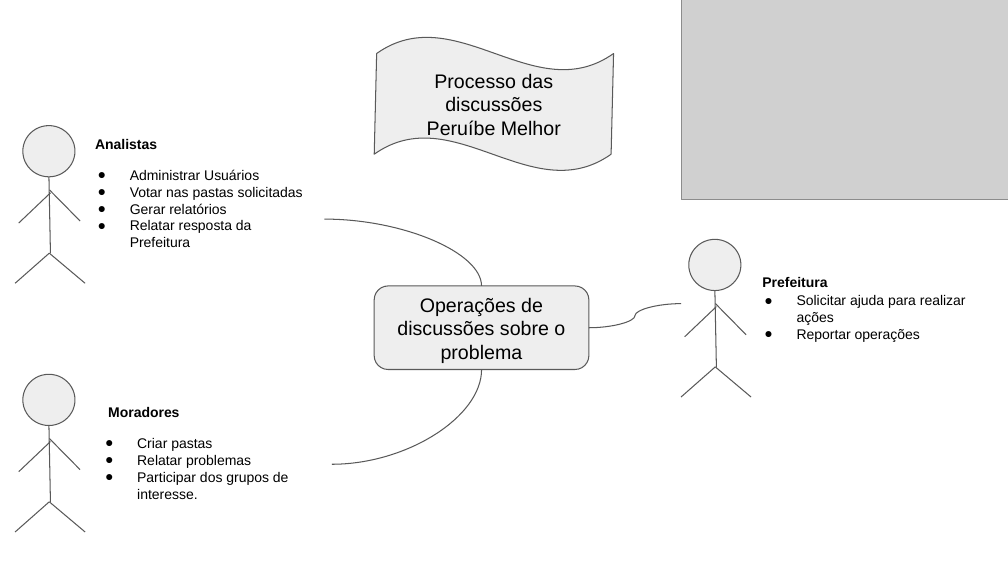
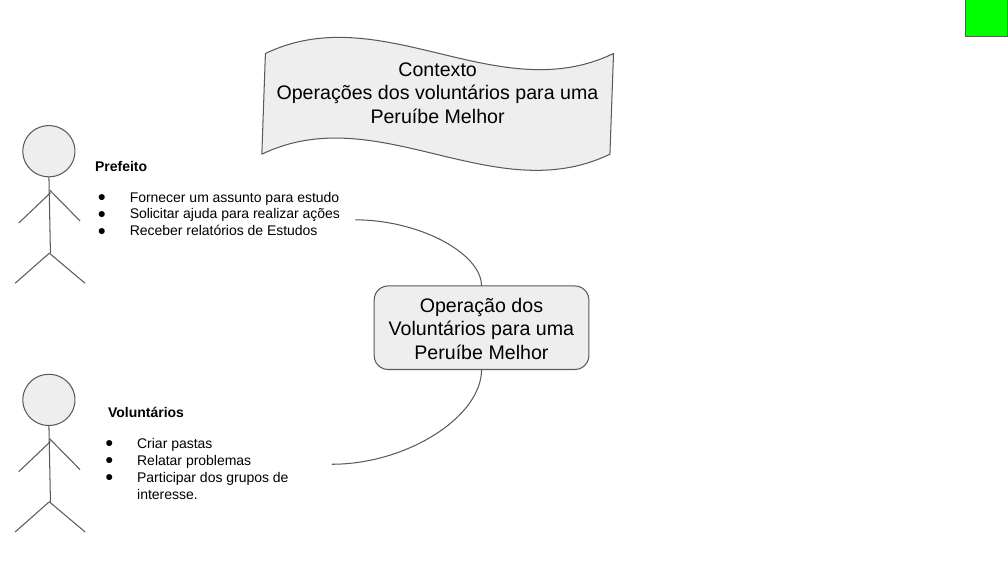
Before and after one commit to Archeros-Devs/Artefatos, a slide deck: slide 2 of 15 - Arquitetura de Negócio para cada Cenário.pptx. Drawn at 1008x567 pixels with LibreOffice and Linux fonts; fonts in the diff are those of the drawing; grey boxes stand for pictures. Boxes give left, top, right and bottom in pixels: in the first picture for what was removed or moved away, otherwise in the second. Text is boxed around its words. In the diff, an @@ line names an element or a change of style, - is before the commit and + after.

```diff
--- a/15 - Arquitetura de Negócio para cada Cenário.pptx
+++ b/15 - Arquitetura de Negócio para cada Cenário.pptx
@@ picture removed at <box>681,0,1008,200</box> @@
@@ rectangle added at <box>966,0,1008,36</box>, fill #00FF00, outline #595959 0.75 pt @@
@@ wave "Contexto Operações dos voluntários para ...": place and size @@
-wave "Contexto Operações dos voluntários para ..." at <box>374,36,613,170</box>
+wave "Contexto Operações dos voluntários para ..." at <box>262,36,614,170</box>
@@ text in wave at <box>277,61,598,124</box>: text changed @@
-Processo das discussões
-Peruíbe Melhor
+Contexto
+Operações dos voluntários para uma Peruíbe Melhor
@@ text removed at <box>95,139,157,149</box> @@
-Analistas
@@ text added at <box>95,161,147,171</box>, 10 pt, text #000000, bold @@
+Prefeito
@@ text removed at <box>130,169,303,247</box> @@
-● Administrar Usuários
-● Votar nas pastas solicitadas
-● Gerar relatórios
-● Relatar resposta da Prefeitura
@@ text added at <box>130,192,340,235</box>, 10 pt, text #000000 @@
+● Fornecer um assunto para estudo
+● Solicitar ajuda para realizar ações
+● Receber relatórios de Estudos
@@ curved line moved from (325, 219) - (482, 286) to (356, 220) - (482, 286) @@
@@ text in rounded rectangle at <box>389,297,574,360</box>: text changed @@
-Operações de discussões sobre o problema
+Operação dos Voluntários para uma Peruíbe Melhor
@@ text removed at <box>762,277,827,287</box> @@
-Prefeitura
@@ text removed at <box>797,295,966,342</box> @@
-● Solicitar ajuda para realizar
-  ações
-● Reportar operações
@@ curved line removed from (589, 328) to (681, 303) @@
@@ group removed at <box>681,239,751,397</box>: 5 lines, 1 ellipse @@
@@ text at <box>108,406,184,417</box>: text changed @@
-Moradores
+Voluntários
```
Also in this commit, not shown: 3 other slides changed.
